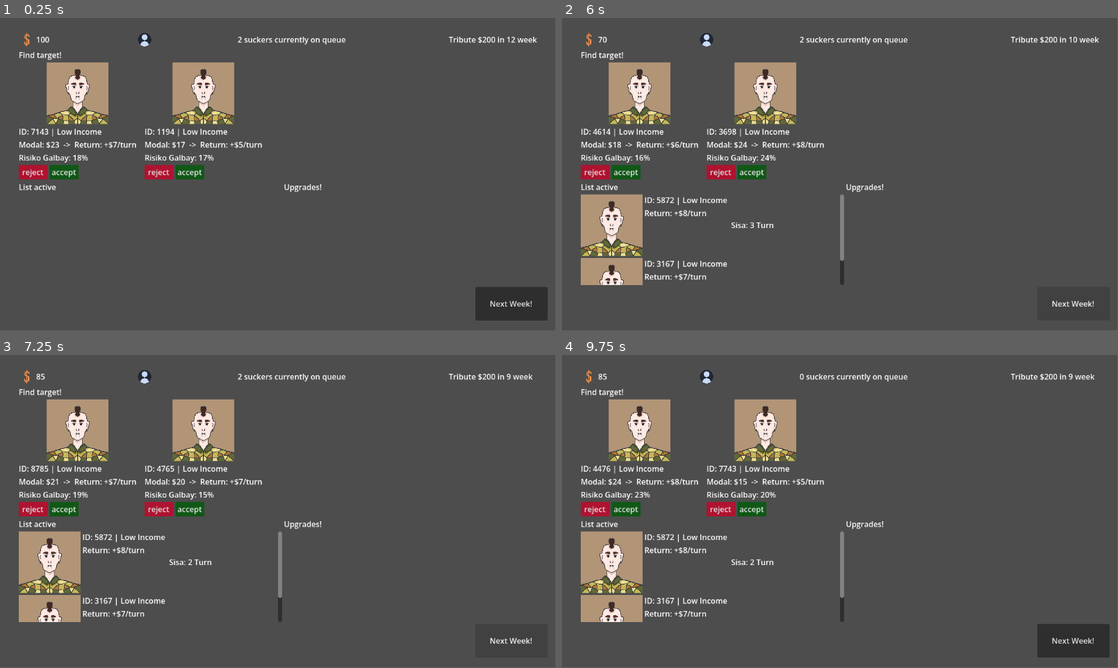
Above: before the commit, frames 1-4 (two rows, left to right).
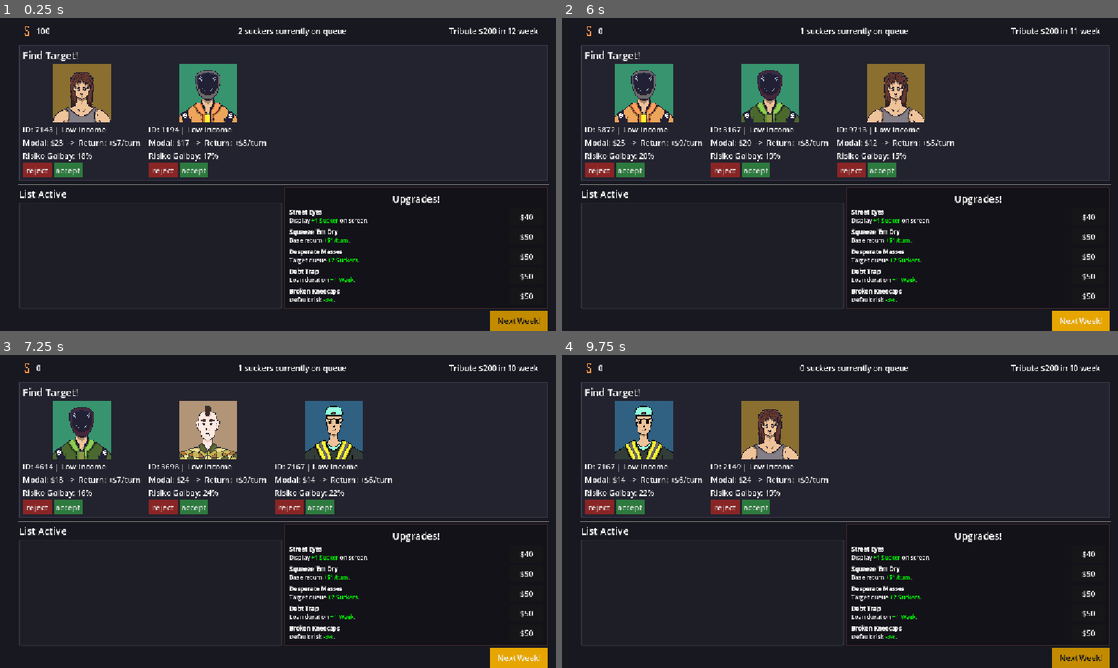
Above: after the commit, the same moments.

Repository: DwikiFebrian/galbay
Game: Godot game, scene res://main.tscn
Same seed, same stepped clock (60 frames per second), same inputs: the game is played once before the commit and once after it.
Inputs (mouse positions are in pixels of both pictures, inside the frame that each line leads up to):
- Up to frame 1 (0.25 s): no input
- Up to frame 2 (6 s): click (1090, 215) at 0.5 s, where only the run after the commit has a clickable "$40"; click (1090, 237) at 1.25 s, where only the run after the commit has a clickable "$50"; click (1090, 255) at 2 s, where only the run after the commit has a clickable "$50"; click (1090, 274) at 2.75 s, where only the run after the commit has a clickable "$50"; click (1090, 296) at 3.5 s, where only the run after the commit has a clickable "$50"; click "accept" at 4.25 s; click "accept" at 5 s; click "Next Week!" at 5.75 s
- Up to frame 3 (7.25 s): click "Next Week!" at 6.5 s
- Up to frame 4 (9.75 s): click (751, 376) at 7.27 s; click "reject" at 8 s; click (751, 376) at 8.77 s; click "reject" at 9.5 s
In our replay, the window is 799x449 before the commit and 800x450 after it. These sizes can differ from the game's own. Grey fills any space a smaller window leaves; there, only what the larger window draws over its background counts as a difference.

The runs differ from the first frame. In frame 1, 98% of the frame differs, in the area x 0-100%, y 0-100%; in frame 2, 98%; in frame 3, 97%; in frame 4, 98%.

Commit message:
update upgrades, connect buttons, logic for galbay, more pictures, ui fix a bit

Diff:
--- a/intro.gd
+++ b/intro.gd
@@ -56,7 +56,12 @@
 		var durasi_ngetik = dialog_lines[current_line].length() * 0.05
 		tween.tween_property(dialog_text, "visible_ratio", 1.0, durasi_ngetik)
 	else:
-		get_tree().change_scene_to_file("res://main.tscn")
+		is_dialog_active = false
+
+		var fade_tween = get_tree().create_tween()
+		fade_tween.tween_property(self, "modulate:a", 0.0, 1.5)
+
+		fade_tween.tween_callback(func(): get_tree().change_scene_to_file("res://main.tscn"))
 
 func _input(event: InputEvent) -> void:
 	if not is_dialog_active:
--- a/main.gd
+++ b/main.gd
@@ -5,8 +5,8 @@
 @onready var label_boss = $"Control/Main layout/Panel atas/boss"
 @onready var label_setor = $"Control/Main layout/Panel atas/setor"
 @onready var label_queue = $"Control/Main layout/Panel atas/queue"
-@onready var container_draft = $"Control/Main layout/Paneh tengah/Targetlist"
-@onready var container_aktif = $"Control/Main layout/list/VBoxContainer/Paneh bawah/list nasabah"
+@onready var container_draft = $"Control/Main layout/PanelContainer/Paneh tengah/Targetlist"
+@onready var container_aktif = $"Control/Main layout/list/VBoxContainer/Paneh bawah/PanelContainer/list nasabah"
 
 var nasabah_scene = preload("res://nasabahcards.tscn")
 var active_row_scene = preload("res://nasabahaktif.tscn")
@@ -26,6 +26,18 @@
 var max_tampil = 2
 var weight = [3,0,0]
 
+# modifier upgrade
+var bonus_return: int = 0
+var bonus_tenor: int = 0
+var reduksi_galbay: float = 0.0
+
+# harga upgrade
+var harga_up1: int = 50
+var harga_up2: int = 50
+var harga_up3: int = 50
+var harga_up4: int = 50
+var harga_up5: int = 50
+
 # katalog manual
 var template_kelas = [
 	{
@@ -34,7 +46,15 @@
 		"bunga_min": 0.15, "bunga_max": 0.25,
 		"return_min": 4, "return_max": 7,
 		"galbay_min": 0.15, "galbay_max": 0.25,
-		"gambar": "res://sprite/low1.png"
+		"gambar": [
+			"res://sprite/low1.png",
+			"res://sprite/low2.png",
+			"res://sprite/low3.png",
+			"res://sprite/low4.png",
+			"res://sprite/low5.png",
+			"res://sprite/low6.png"
+
+		]
 	}
 	,
 	{
@@ -43,7 +63,13 @@
 		"return_min": 10, "return_max": 18,
 		"bunga_min": 0.10, "bunga_max": 0.30,
 		"galbay_min": 0.05, "galbay_max": 0.10,
-		"gambar": "res://sprite/middle1.png"
+		"gambar": [
+			"res://sprite/middle1.png",
+			"res://sprite/middle2.png",
+			"res://sprite/middle3.png",
+			"res://sprite/middle4.png",
+			"res://sprite/middle5.png"
+		]
 	},
 	{
 		"tipe": "High Income",
@@ -51,7 +77,12 @@
 		"return_min": 25, "return_max": 40,
 		"bunga_min": 0.05, "bunga_max": 0.35,
 		"galbay_min": 0.01, "galbay_max": 0.05,
-		"gambar": "res://sprite/high1.png"
+		"gambar": [
+			"res://sprite/high1.png",
+			"res://sprite/high2.png",
+			"res://sprite/high3.png",
+			"res://sprite/high4.png"
+		]
 	}
 ]
 
@@ -89,11 +120,11 @@
 			"modal": randi_range(kelas_terpilih["modal_min"], kelas_terpilih["modal_max"]),
 			"bunga": randf_range(kelas_terpilih["bunga_min"], kelas_terpilih["bunga_max"]),
 			#"cicilan_per_turn": randi_range(kelas_terpilih["return_min"], kelas_terpilih["return_max"]),
-			"peluang_galbay": randf_range(kelas_terpilih["galbay_min"], kelas_terpilih["galbay_max"]),
-			"tenor": 4,
-			"path_gambar": kelas_terpilih["gambar"]
+			"peluang_galbay": max(0.01, randf_range(kelas_terpilih["galbay_min"], kelas_terpilih["galbay_max"]) - reduksi_galbay),
+			"tenor": 4 + bonus_tenor,
+			"path_gambar": kelas_terpilih["gambar"].pick_random()
 		}
-		data_random["cicilan_per_turn"] = int ( ceil ( data_random["modal"] * ( 1 + data_random["bunga"]) / data_random["tenor"] ) )
+		data_random["cicilan_per_turn"] = int(ceil(data_random["modal"] * (1 + data_random["bunga"]) / data_random["tenor"])) + bonus_return
 		antrean_nasabah.append(data_random) # Masukkan ke dalam antrean
 
 	isi_slot_kosong()
@@ -149,7 +180,7 @@
 func _on_nextweek_pressed() -> void:
 	print("minggu berganti")
 
-	var penghutang = get_node("Control/Main layout/list/VBoxContainer/Paneh bawah/list nasabah")
+	var penghutang = get_node("Control/Main layout/list/VBoxContainer/Paneh bawah/PanelContainer/list nasabah")
 	for nasabah in penghutang.get_children():
 		#var kartu_baru = active_row_scene.instantiate()
 		#player_cash += nasabah["cicilan_per_turn"]
@@ -158,6 +189,9 @@
 
 	for i in range(len(nasabah_aktif) - 1, -1, -1):
 		var nasabah = nasabah_aktif[i]
+		if nasabah.has("is_galbay") and nasabah["is_galbay"] == true:
+			nasabah_aktif.remove_at(i)
+			continue
 		player_cash += nasabah["cicilan_per_turn"]
 		nasabah["tenor"] -= 1
 		if nasabah["tenor"] == 0:
@@ -184,3 +218,55 @@
 
 func new_quarter():
 	pass
+
+# tombol upgrade
+
+func _on_tombolbeli_1_pressed() -> void:
+	if player_cash >= harga_up1:
+		player_cash -= harga_up1
+		max_tampil += 1
+		harga_up1 += 30
+		update_ui_header()
+		isi_slot_kosong()
+	else:
+		print("Duit kurang buat Upgrade 1!")
+
+
+func _on_tombolbeli_2_pressed() -> void:
+	if player_cash >= harga_up2:
+		player_cash -= harga_up2
+		bonus_return += 1
+		harga_up2 += 50
+		update_ui_header()
+	else:
+		print("Duit kurang buat Upgrade 2!")
+
+
+func _on_tombolbeli_3_pressed() -> void:
+	if player_cash >= harga_up3:
+		player_cash -= harga_up3
+		queue_length += 2
+		harga_up3 += 50
+		update_ui_header()
+	else:
+		print("Duit kurang buat Upgrade 3!")
+
+
+func _on_tombolbeli_4_pressed() -> void:
+	if player_cash >= harga_up4:
+		player_cash -= harga_up4
+		bonus_tenor += 1
+		harga_up4 += 50
+		update_ui_header()
+	else:
+		print("Duit kurang buat Upgrade 4!")
+
+
+func _on_tombolbeli_5_pressed() -> void:
+	if player_cash >= harga_up5:
+		player_cash -= harga_up5
+		reduksi_galbay += 0.03
+		harga_up5 += 50
+		update_ui_header()
+	else:
+		print("Duit kurang buat Upgrade 5!")
--- a/main.tscn
+++ b/main.tscn
@@ -3,6 +3,44 @@
 [ext_resource type="Script" uid="uid://dy5qrj8r5w056" path="res://main.gd" id="1_h2yge"]
 [ext_resource type="Texture2D" uid="uid://ni10rnjmmcud" path="res://sprite/dollar.png" id="2_1bvp3"]
 [ext_resource type="Texture2D" uid="uid://bhotri2n8u45d" path="res://sprite/profil.png" id="3_lquwl"]
+
+[sub_resource type="StyleBoxFlat" id="StyleBoxFlat_1bvp3"]
+content_margin_left = 8.0
+content_margin_top = 8.0
+content_margin_right = 8.0
+content_margin_bottom = 8.0
+bg_color = Color(0.13725491, 0.13725491, 0.18431373, 1)
+border_width_left = 2
+border_width_top = 2
+border_width_right = 2
+border_width_bottom = 2
+border_color = Color(0.23137255, 0.23137255, 0.30980393, 1)
+
+[sub_resource type="StyleBoxFlat" id="StyleBoxFlat_h2yge"]
+bg_color = Color(0.11372549, 0.11764706, 0.14901961, 1)
+border_width_left = 2
+border_width_top = 2
+border_width_right = 2
+border_width_bottom = 2
+border_color = Color(0.19607843, 0.2, 0.2509804, 1)
+corner_radius_top_left = 4
+corner_radius_top_right = 4
+corner_radius_bottom_right = 4
+corner_radius_bottom_left = 4
+
+[sub_resource type="StyleBoxFlat" id="StyleBoxFlat_lquwl"]
+bg_color = Color(0.07058824, 0.07058824, 0.09411765, 1)
+border_width_left = 2
+border_width_top = 2
+border_width_right = 2
+border_width_bottom = 2
+border_color = Color(0.2509804, 0.16470589, 0.16470589, 1)
+
+[sub_resource type="StyleBoxFlat" id="StyleBoxFlat_7mycd"]
+bg_color = Color(0.7607843, 0.54509807, 0, 1)
+
+[sub_resource type="StyleBoxFlat" id="StyleBoxFlat_272bh"]
+bg_color = Color(0.9019608, 0.64705884, 0, 1)
 
 [node name="Main" type="Node2D" unique_id=1255116696]
 script = ExtResource("1_h2yge")
@@ -14,6 +52,12 @@
 anchor_bottom = 1.0
 grow_horizontal = 2
 grow_vertical = 2
+
+[node name="ColorRect" type="ColorRect" parent="Control" unique_id=982796040]
+layout_mode = 0
+offset_right = 1169.0
+offset_bottom = 663.0
+color = Color(0.09411765, 0.09411765, 0.1254902, 1)
 
 [node name="Main layout" type="VBoxContainer" parent="Control" unique_id=1270439114]
 layout_mode = 1
@@ -30,7 +74,6 @@
 [node name="Panel atas" type="HBoxContainer" parent="Control/Main layout" unique_id=19668901]
 layout_mode = 2
 theme_override_constants/separation = 4
-alignment = 1
 
 [node name="dollar" type="TextureRect" parent="Control/Main layout/Panel atas" unique_id=549092715]
 texture_filter = 1
@@ -46,7 +89,12 @@
 visible = false
 layout_mode = 2
 
+[node name="Control" type="Control" parent="Control/Main layout/Panel atas" unique_id=1212215435]
+layout_mode = 2
+size_flags_horizontal = 3
+
 [node name="profil" type="TextureButton" parent="Control/Main layout/Panel atas" unique_id=230863456]
+visible = false
 layout_mode = 2
 size_flags_horizontal = 3
 tooltip_text = "Profil"
@@ -57,7 +105,7 @@
 size_flags_horizontal = 3
 text = "nasabah di luar"
 
-[node name="Control" type="Control" parent="Control/Main layout/Panel atas" unique_id=1212215435]
+[node name="Control2" type="Control" parent="Control/Main layout/Panel atas" unique_id=1666542954]
 layout_mode = 2
 size_flags_horizontal = 3
 
@@ -78,18 +126,32 @@
 size_flags_horizontal = 3
 text = "1/n"
 
-[node name="Paneh tengah" type="VBoxContainer" parent="Control/Main layout" unique_id=269468019]
-layout_mode = 2
-size_flags_vertical = 3
-
-[node name="Label" type="Label" parent="Control/Main layout/Paneh tengah" unique_id=745623791]
-layout_mode = 2
-text = "Find target!"
-
-[node name="Targetlist" type="HBoxContainer" parent="Control/Main layout/Paneh tengah" unique_id=216423379]
+[node name="HSeparator" type="HSeparator" parent="Control/Main layout" unique_id=1971123091]
+layout_mode = 2
+theme_override_constants/separation = 4
+
+[node name="PanelContainer" type="PanelContainer" parent="Control/Main layout" unique_id=601689950]
+layout_mode = 2
+size_flags_vertical = 3
+theme_override_styles/panel = SubResource("StyleBoxFlat_1bvp3")
+
+[node name="Paneh tengah" type="VBoxContainer" parent="Control/Main layout/PanelContainer" unique_id=269468019]
+layout_mode = 2
+size_flags_vertical = 3
+
+[node name="Label" type="Label" parent="Control/Main layout/PanelContainer/Paneh tengah" unique_id=745623791]
+layout_mode = 2
+theme_override_font_sizes/font_size = 20
+text = "Find Target!"
+
+[node name="Targetlist" type="HBoxContainer" parent="Control/Main layout/PanelContainer/Paneh tengah" unique_id=216423379]
 layout_mode = 2
 theme_override_constants/separation = 16
 
+[node name="HSeparator2" type="HSeparator" parent="Control/Main layout" unique_id=1946077989]
+layout_mode = 2
+theme_override_constants/separation = 4
+
 [node name="list" type="HBoxContainer" parent="Control/Main layout" unique_id=1648893675]
 layout_mode = 2
 size_flags_vertical = 3
@@ -100,30 +162,148 @@
 
 [node name="Label" type="Label" parent="Control/Main layout/list/VBoxContainer" unique_id=872674999]
 layout_mode = 2
-text = "List active"
+theme_override_font_sizes/font_size = 20
+text = "List Active"
 
 [node name="Paneh bawah" type="ScrollContainer" parent="Control/Main layout/list/VBoxContainer" unique_id=943112445]
 layout_mode = 2
 size_flags_vertical = 3
 
-[node name="list nasabah" type="VBoxContainer" parent="Control/Main layout/list/VBoxContainer/Paneh bawah" unique_id=1084855284]
-layout_mode = 2
-
-[node name="upgrade" type="VBoxContainer" parent="Control/Main layout/list" unique_id=1064776706]
-layout_mode = 2
-size_flags_horizontal = 3
-
-[node name="Label" type="Label" parent="Control/Main layout/list/upgrade" unique_id=1836321340]
-layout_mode = 2
+[node name="PanelContainer" type="PanelContainer" parent="Control/Main layout/list/VBoxContainer/Paneh bawah" unique_id=1702674680]
+layout_mode = 2
+size_flags_horizontal = 3
+size_flags_vertical = 3
+theme_override_styles/panel = SubResource("StyleBoxFlat_h2yge")
+
+[node name="list nasabah" type="VBoxContainer" parent="Control/Main layout/list/VBoxContainer/Paneh bawah/PanelContainer" unique_id=1084855284]
+layout_mode = 2
+
+[node name="upgrade" type="PanelContainer" parent="Control/Main layout/list" unique_id=1772290496]
+layout_mode = 2
+size_flags_horizontal = 3
+theme_override_styles/panel = SubResource("StyleBoxFlat_lquwl")
+
+[node name="MarginContainer" type="MarginContainer" parent="Control/Main layout/list/upgrade" unique_id=1458133597]
+layout_mode = 2
+theme_override_constants/margin_left = 8
+theme_override_constants/margin_top = 8
+theme_override_constants/margin_right = 8
+theme_override_constants/margin_bottom = 8
+
+[node name="list upgrade" type="VBoxContainer" parent="Control/Main layout/list/upgrade/MarginContainer" unique_id=228447674]
+layout_mode = 2
+theme_override_constants/separation = 6
+
+[node name="upgrade" type="Label" parent="Control/Main layout/list/upgrade/MarginContainer/list upgrade" unique_id=1836321340]
+layout_mode = 2
+theme_override_font_sizes/font_size = 20
 text = "Upgrades!"
-
-[node name="scroll upgrade" type="ScrollContainer" parent="Control/Main layout/list/upgrade/Label" unique_id=262782240]
-layout_mode = 0
-offset_right = 40.0
-offset_bottom = 40.0
-
-[node name="list upgrade" type="VBoxContainer" parent="Control/Main layout/list/upgrade/Label/scroll upgrade" unique_id=1206199179]
-layout_mode = 2
+horizontal_alignment = 1
+
+[node name="upgrade1" type="HBoxContainer" parent="Control/Main layout/list/upgrade/MarginContainer/list upgrade" unique_id=825694176]
+layout_mode = 2
+
+[node name="infotext" type="RichTextLabel" parent="Control/Main layout/list/upgrade/MarginContainer/list upgrade/upgrade1" unique_id=1571306548]
+layout_mode = 2
+size_flags_horizontal = 3
+theme_override_font_sizes/normal_font_size = 12
+theme_override_font_sizes/bold_font_size = 12
+theme_override_font_sizes/bold_italics_font_size = 12
+theme_override_font_sizes/italics_font_size = 12
+theme_override_font_sizes/mono_font_size = 12
+bbcode_enabled = true
+text = "[b]Street Eyes[/b]
+Display [color=green]+1 Sucker[/color] on screen."
+fit_content = true
+
+[node name="tombolbeli1" type="Button" parent="Control/Main layout/list/upgrade/MarginContainer/list upgrade/upgrade1" unique_id=786783359]
+custom_minimum_size = Vector2(70, 35)
+layout_mode = 2
+text = "$40"
+
+[node name="upgrade2" type="HBoxContainer" parent="Control/Main layout/list/upgrade/MarginContainer/list upgrade" unique_id=1709865997]
+layout_mode = 2
+
+[node name="infotext" type="RichTextLabel" parent="Control/Main layout/list/upgrade/MarginContainer/list upgrade/upgrade2" unique_id=1506040637]
+layout_mode = 2
+size_flags_horizontal = 3
+theme_override_font_sizes/normal_font_size = 12
+theme_override_font_sizes/bold_font_size = 12
+theme_override_font_sizes/bold_italics_font_size = 12
+theme_override_font_sizes/italics_font_size = 12
+theme_override_font_sizes/mono_font_size = 12
+bbcode_enabled = true
+text = "[b]Squeeze 'Em Dry[/b]
+Base return [color=green]+$1/turn[/color]."
+fit_content = true
+
+[node name="tombolbeli2" type="Button" parent="Control/Main layout/list/upgrade/MarginContainer/list upgrade/upgrade2" unique_id=1581557817]
+custom_minimum_size = Vector2(70, 35)
+layout_mode = 2
+text = "$50"
+
+[node name="upgrade3" type="HBoxContainer" parent="Control/Main layout/list/upgrade/MarginContainer/list upgrade" unique_id=1521715919]
+layout_mode = 2
+
+[node name="infotext" type="RichTextLabel" parent="Control/Main layout/list/upgrade/MarginContainer/list upgrade/upgrade3" unique_id=624766120]
+layout_mode = 2
+size_flags_horizontal = 3
+theme_override_font_sizes/normal_font_size = 12
+theme_override_font_sizes/bold_font_size = 12
+theme_override_font_sizes/bold_italics_font_size = 12
+theme_override_font_sizes/italics_font_size = 12
+theme_override_font_sizes/mono_font_size = 12
+bbcode_enabled = true
+text = "[b]Desperate Masses[/b]
+Target queue [color=green]+2 Suckers[/color]."
+fit_content = true
+
+[node name="tombolbeli3" type="Button" parent="Control/Main layout/list/upgrade/MarginContainer/list upgrade/upgrade3" unique_id=93634786]
+custom_minimum_size = Vector2(70, 35)
+layout_mode = 2
+text = "$50"
+
+[node name="upgrade4" type="HBoxContainer" parent="Control/Main layout/list/upgrade/MarginContainer/list upgrade" unique_id=41873292]
+layout_mode = 2
+
+[node name="infotext" type="RichTextLabel" parent="Control/Main layout/list/upgrade/MarginContainer/list upgrade/upgrade4" unique_id=1225803541]
+layout_mode = 2
+size_flags_horizontal = 3
+theme_override_font_sizes/normal_font_size = 12
+theme_override_font_sizes/bold_font_size = 12
+theme_override_font_sizes/bold_italics_font_size = 12
+theme_override_font_sizes/italics_font_size = 12
+theme_override_font_sizes/mono_font_size = 12
+bbcode_enabled = true
+text = "[b]Debt Trap[/b]
+Loan duration [color=green]+1 Week[/color]."
+fit_content = true
+
+[node name="tombolbeli4" type="Button" parent="Control/Main layout/list/upgrade/MarginContainer/list upgrade/upgrade4" unique_id=474643609]
+custom_minimum_size = Vector2(70, 35)
+layout_mode = 2
+text = "$50"
+
+[node name="upgrade5" type="HBoxContainer" parent="Control/Main layout/list/upgrade/MarginContainer/list upgrade" unique_id=1144999481]
+layout_mode = 2
+
+[node name="infotext" type="RichTextLabel" parent="Control/Main layout/list/upgrade/MarginContainer/list upgrade/upgrade5" unique_id=1824002813]
+layout_mode = 2
+size_flags_horizontal = 3
+theme_override_font_sizes/normal_font_size = 12
+theme_override_font_sizes/bold_font_size = 12
+theme_override_font_sizes/bold_italics_font_size = 12
+theme_override_font_sizes/italics_font_size = 12
+theme_override_font_sizes/mono_font_size = 12
+bbcode_enabled = true
+text = "[b]Broken Kneecaps[/b]
+Default risk [color=green]-3%[/color]."
+fit_content = true
+
+[node name="tombolbeli5" type="Button" parent="Control/Main layout/list/upgrade/MarginContainer/list upgrade/upgrade5" unique_id=23778035]
+custom_minimum_size = Vector2(70, 35)
+layout_mode = 2
+text = "$50"
 
 [node name="Paneh footer" type="HBoxContainer" parent="Control/Main layout" unique_id=487630468]
 layout_mode = 2
@@ -133,8 +313,16 @@
 size_flags_horizontal = 3
 
 [node name="nextweek" type="Button" parent="Control/Main layout/Paneh footer" unique_id=91361338]
-custom_minimum_size = Vector2(150, 70)
-layout_mode = 2
+custom_minimum_size = Vector2(120, 40)
+layout_mode = 2
+theme_override_colors/font_color = Color(0.07058824, 0.07058824, 0.09411765, 1)
+theme_override_styles/normal = SubResource("StyleBoxFlat_7mycd")
+theme_override_styles/hover = SubResource("StyleBoxFlat_272bh")
 text = "Next Week!"
 
+[connection signal="pressed" from="Control/Main layout/list/upgrade/MarginContainer/list upgrade/upgrade1/tombolbeli1" to="." method="_on_tombolbeli_1_pressed"]
+[connection signal="pressed" from="Control/Main layout/list/upgrade/MarginContainer/list upgrade/upgrade2/tombolbeli2" to="." method="_on_tombolbeli_2_pressed"]
+[connection signal="pressed" from="Control/Main layout/list/upgrade/MarginContainer/list upgrade/upgrade3/tombolbeli3" to="." method="_on_tombolbeli_3_pressed"]
+[connection signal="pressed" from="Control/Main layout/list/upgrade/MarginContainer/list upgrade/upgrade4/tombolbeli4" to="." method="_on_tombolbeli_4_pressed"]
+[connection signal="pressed" from="Control/Main layout/list/upgrade/MarginContainer/list upgrade/upgrade5/tombolbeli5" to="." method="_on_tombolbeli_5_pressed"]
 [connection signal="pressed" from="Control/Main layout/Paneh footer/nextweek" to="." method="_on_nextweek_pressed"]
--- a/nasabahaktif.gd
+++ b/nasabahaktif.gd
@@ -6,31 +6,52 @@
 @onready var label_turn = $turn
 
 var sisa_tenor: int = 4
+var data_nasabah: Dictionary
+var status_galbay: bool = false
 
 func _ready() -> void:
 	pass
 
 # nerima data
 func isi_data(data: Dictionary) -> void:
+	data_nasabah = data
+	status_galbay = false
+
 	if data.has("path_gambar"):
 		avatar.texture = load(data["path_gambar"])
 
 	label_nama.text = "ID: " + str(data["id_nasabah"]) + " | " + str(data["tipe_kelas"])
 	label_return.text = "Return: +$" + str(data["cicilan_per_turn"]) + "/turn"
 
-	# kalau nanti di main.gd ada data "tenor", dia bakal pakai itu,
-	# kalau nggak ada, pakai default 4 turn
 	if data.has("tenor"):
 		sisa_tenor = data["tenor"]
 
 	update_teks_turn()
 
 func update_teks_turn() -> void:
-	label_turn.text = "Sisa: " + str(sisa_tenor) + " Turn"
+	if status_galbay:
+		label_turn.text = "LOST"
+		label_turn.add_theme_color_override("font_color", Color(1, 0, 0))
+	else:
+		label_turn.text = "Sisa: " + str(sisa_tenor) + " Turn"
 
-# fungsi dipanggil dari main.gd pas ganti turn
 func kurangi_turn() -> void:
+	if status_galbay:
+		queue_free()
+		return
+
+	var roll_dadu = randf()
+
+	if roll_dadu <= data_nasabah["peluang_galbay"]:
+		status_galbay = true
+		data_nasabah["is_galbay"] = true
+
+		label_return.text = "GALBAY! ($0)"
+		label_return.add_theme_color_override("font_color", Color(1, 0, 0))
+		update_teks_turn()
+		return
+
 	sisa_tenor -= 1
 	update_teks_turn()
 	if sisa_tenor <= 0:
-		queue_free() # kalau udah 0, lunas
+		queue_free()
--- a/nasabahcards.tscn
+++ b/nasabahcards.tscn
@@ -3,10 +3,10 @@
 [ext_resource type="Script" uid="uid://bd6lbv28gltdw" path="res://nasabahcards.gd" id="1_dii0h"]
 
 [sub_resource type="StyleBoxFlat" id="StyleBoxFlat_dii0h"]
-bg_color = Color(0.68607444, 0.07567818, 0.19027558, 1)
+bg_color = Color(0.5411765, 0.14509805, 0.14509805, 1)
 
 [sub_resource type="StyleBoxFlat" id="StyleBoxFlat_w8quj"]
-bg_color = Color(0.061658323, 0.34616864, 0.088351585, 1)
+bg_color = Color(0.1764706, 0.47843137, 0.24313726, 1)
 
 [node name="Nasabahcards" type="VBoxContainer" unique_id=829026303]
 script = ExtResource("1_dii0h")
--- a/project.godot
+++ b/project.godot
@@ -12,8 +12,12 @@
 
 config/name="galbay"
 run/main_scene="uid://b0y1a1n6jv7ea"
-config/features=PackedStringArray("4.7", "Forward Plus")
+config/features=PackedStringArray("4.6", "Forward Plus")
 config/icon="res://icon.svg"
+
+[display]
+
+window/stretch/mode="canvas_items"
 
 [physics]
 
Binary file changed: sprite/high1.png
Binary file added: sprite/high2.png
Not shown, added: sprite/high2.png.import
Binary file added: sprite/high3.png
Not shown, added: sprite/high3.png.import
Binary file added: sprite/high4.png
Not shown, added: sprite/high4.png.import
Binary file changed: sprite/low1.png
Binary file added: sprite/low2.png
Not shown, added: sprite/low2.png.import
Binary file added: sprite/low3.png
Not shown, added: sprite/low3.png.import
(and 15 more such lines)
